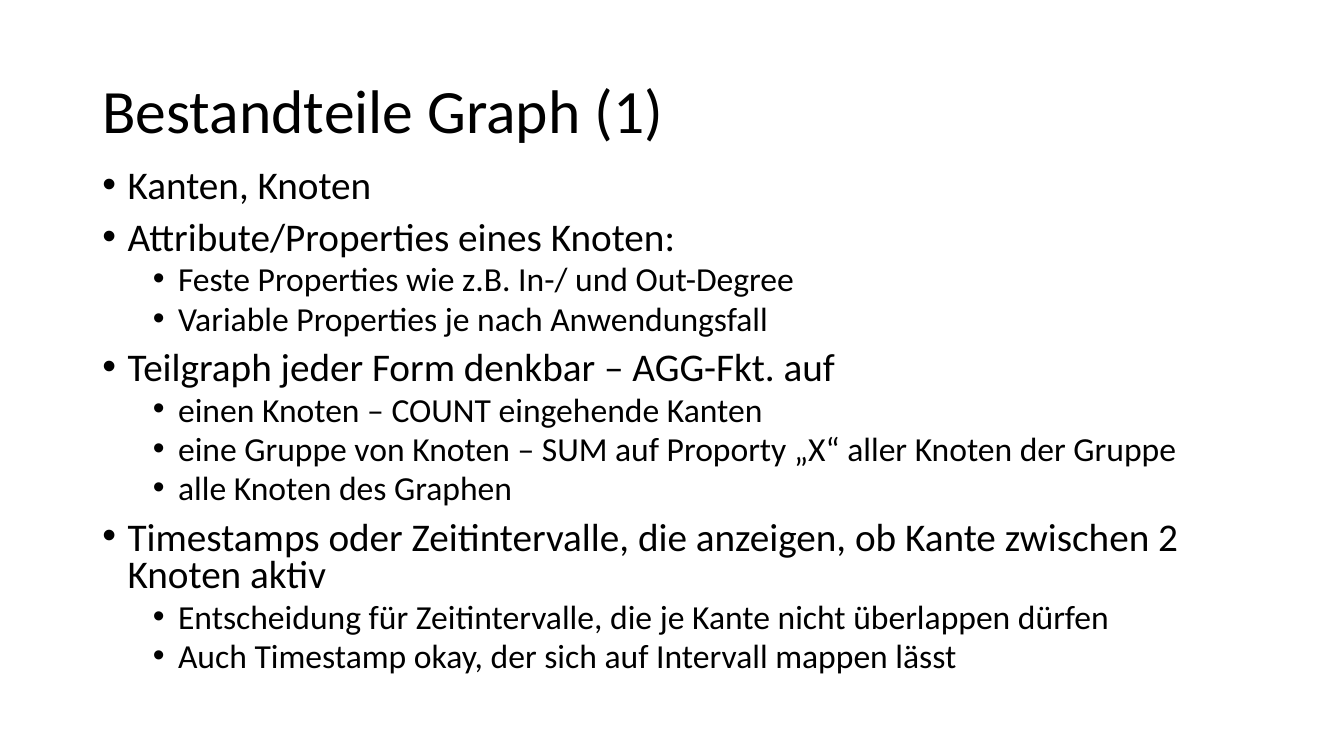
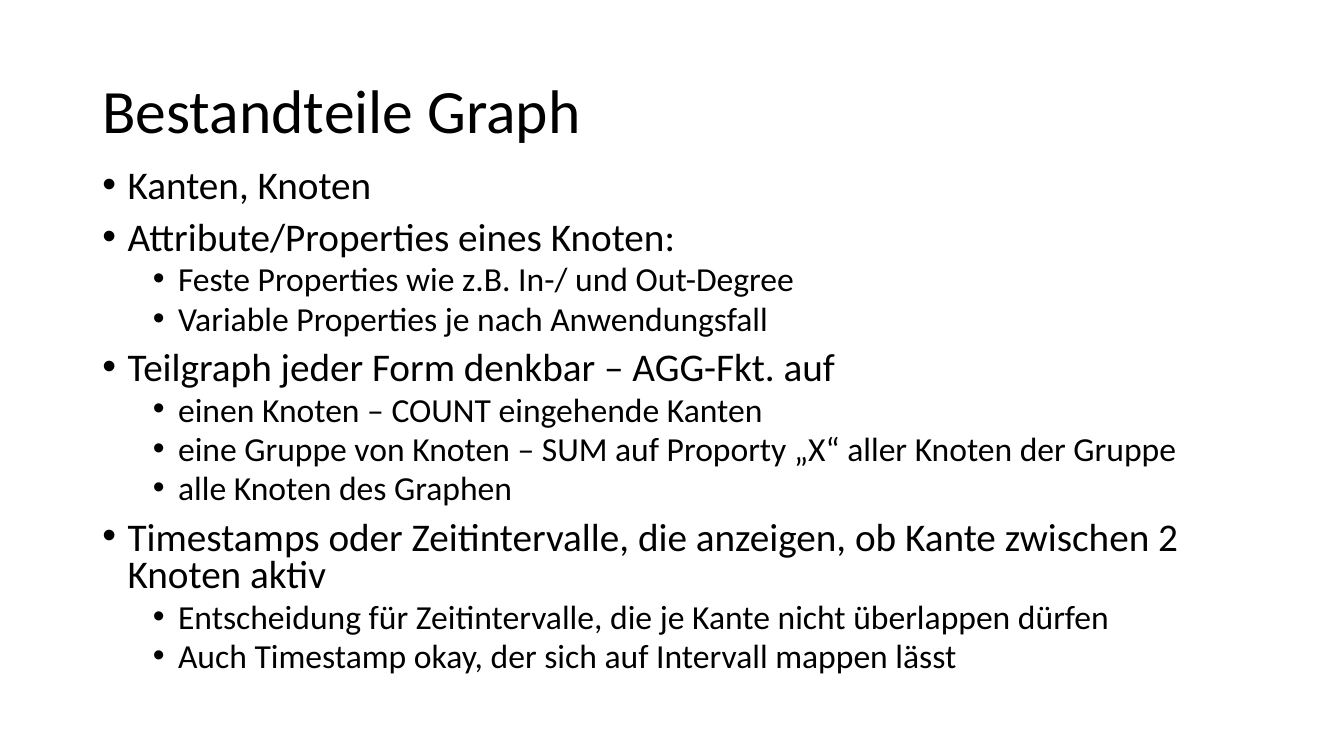
Before and after one commit to johnsonaux/temporale-graphen, a slide deck: slide 12 of Bewertungsmatrix.pptx. Drawn at 1344x756 pixels with LibreOffice and Linux fonts; fonts in the diff are those of the drawing. Boxes give left, top, right and bottom in pixels: in the first picture for what was removed or moved away, otherwise in the second. Text is boxed around its words. In the diff, an @@ line names an element or a change of style, - is before the commit and + after.

```diff
--- a/Bewertungsmatrix.pptx
+++ b/Bewertungsmatrix.pptx
@@ title at (102, 90, 580, 143): text changed @@
-Bestandteile Graph (1)
+Bestandteile Graph
```
Also in this commit, not shown: 4 other slides changed, 3 slides added, 3 other files.
